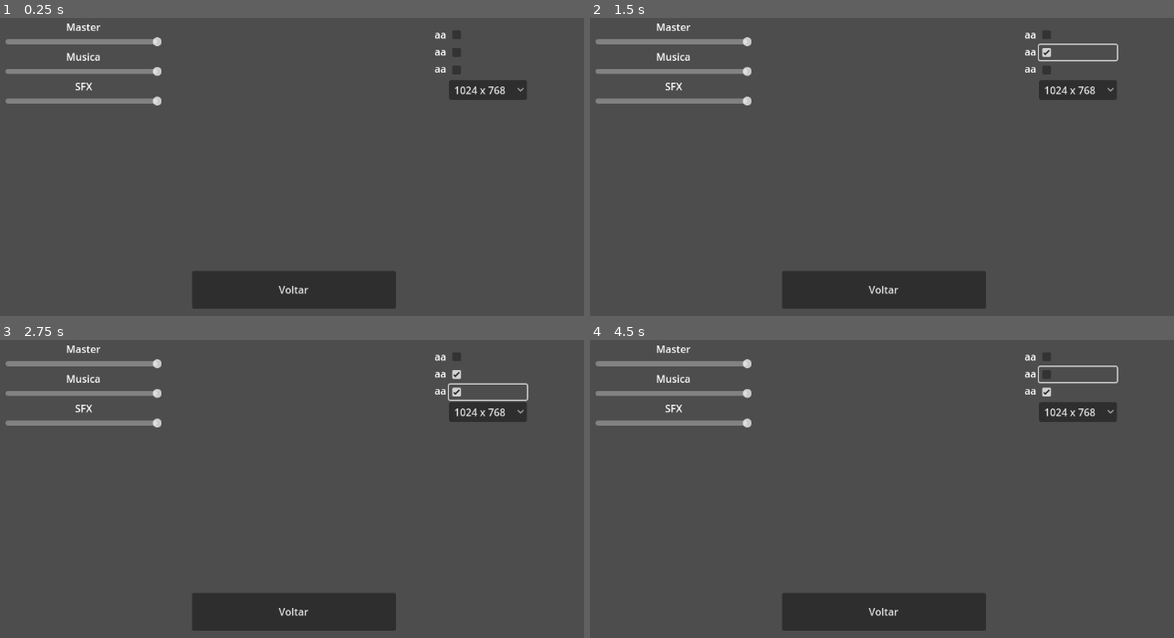
Above: before the commit, frames 1-4 (two rows, left to right).
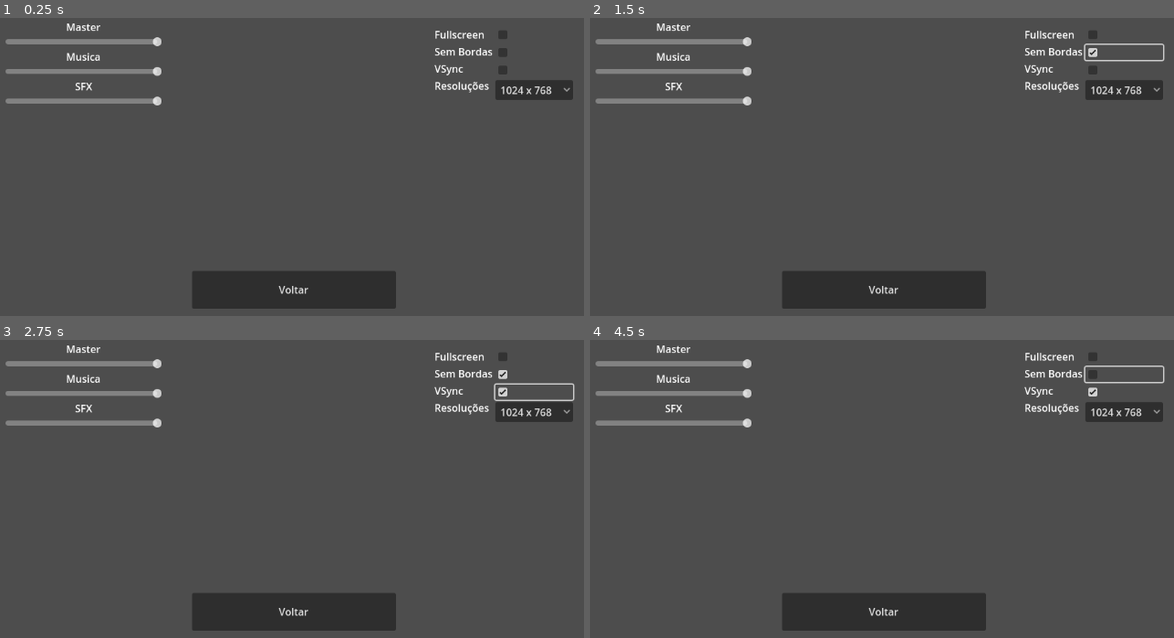
Above: after the commit, the same moments.

Repository: RRealJ/GameJam2024
Game: Godot game, scene res://cenas/opcoes.tscn
Same seed, same stepped clock (60 frames per second), same inputs: the game is played once before the commit and once after it. The project has no main scene, so this scene is started directly.
Inputs (mouse positions are in pixels of both pictures, inside the frame that each line leads up to; where the layout moved, square brackets give the same spot in the first picture):
- Up to frame 1 (0.25 s): no input
- Up to frame 2 (1.5 s): click "Voltar" at 0.5 s; click (1121, 53) [1080, 53] at 1.25 s
- Up to frame 3 (2.75 s): click (531, 390) [490, 390] at 2 s
- Up to frame 4 (4.5 s): click "1024 x 768" at 2.75 s; click "Voltar" at 3.5 s; click (1121, 375) [1080, 375] at 4.25 s

The runs differ from the first frame. In frame 1, 1.6% of the frame differs, in the area x 74-99%, y 4-28%; in frame 2, 1.9%; in frame 3, 1.9%; in frame 4, 1.9%.

Commit message:
colocado mais resolucoes

Diff:
--- a/cenas/menuPrincipal.tscn
+++ b/cenas/menuPrincipal.tscn
@@ -1,6 +1,7 @@
-[gd_scene load_steps=2 format=3 uid="uid://b6jewbxb35735"]
+[gd_scene load_steps=3 format=3 uid="uid://b6jewbxb35735"]
 
 [ext_resource type="FontFile" uid="uid://cj00nb0luhd04" path="res://assets/fontes/VCR_OSD_MONO_1.001.ttf" id="1_3kh80"]
+[ext_resource type="Script" path="res://scripts/menu_principal.gd" id="1_irdta"]
 
 [node name="MenuPrincipal" type="Control"]
 layout_mode = 3
@@ -11,6 +12,7 @@
 anchor_bottom = 0.5
 grow_horizontal = 2
 grow_vertical = 2
+script = ExtResource("1_irdta")
 
 [node name="titulo" type="Label" parent="."]
 layout_mode = 1
@@ -57,3 +59,5 @@
 [node name="btn_sair" type="Button" parent="menu"]
 layout_mode = 2
 text = "Sair"
+
+[connection signal="pressed" from="menu/btn_sair" to="." method="_on_btn_sair_pressed"]
--- a/cenas/opcoes.tscn
+++ b/cenas/opcoes.tscn
@@ -87,17 +87,21 @@
 [node name="labels" type="VBoxContainer" parent="video"]
 layout_mode = 2
 
-[node name="Label" type="Label" parent="video/labels"]
+[node name="fullscreen" type="Label" parent="video/labels"]
 layout_mode = 2
-text = "aa"
+text = "Fullscreen"
 
-[node name="Label2" type="Label" parent="video/labels"]
+[node name="sembordas" type="Label" parent="video/labels"]
 layout_mode = 2
-text = "aa"
+text = "Sem Bordas"
 
-[node name="Label3" type="Label" parent="video/labels"]
+[node name="vsync" type="Label" parent="video/labels"]
 layout_mode = 2
-text = "aa"
+text = "VSync"
+
+[node name="resolucoes" type="Label" parent="video/labels"]
+layout_mode = 2
+text = "Resoluções"
 
 [node name="checkers" type="VBoxContainer" parent="video"]
 layout_mode = 2
--- a/project.godot
+++ b/project.godot
@@ -29,6 +29,11 @@
 "events": [Object(InputEventMouseButton,"resource_local_to_scene":false,"resource_name":"","device":-1,"window_id":0,"a …(253 unchanged characters)…
 ]
 }
+f11={
+"deadzone": 0.5,
+"events": [Object(InputEventKey,"resource_local_to_scene":false,"resource_name":"","device":0,"window_id":0,"alt_pressed":false,"shift_pressed":false,"ctrl_pressed":false,"meta_pressed":false,"pressed":false,"keycode":0,"physical_keycode":4194342,"key_label":0,"unicode":0,"location":0,"echo":false,"script":null)
+]
+}
 
 [layer_names]
 
--- a/scripts/global.gd
+++ b/scripts/global.gd
@@ -2,3 +2,4 @@
 
 
 var is_dragging = false
+var fullscreen = false
--- a/scripts/menu_principal.gd
+++ b/scripts/menu_principal.gd
@@ -10,6 +10,15 @@
 	pass
 
 
-
 func _on_btn_sair_pressed() -> void:
 	get_tree().quit()
+
+
+func _unhandled_input(event):
+	if event.is_action_pressed("f11"):
+		if Global.fullscreen == true:
+			DisplayServer.window_set_mode(DisplayServer.WINDOW_MODE_WINDOWED)
+			Global.fullscreen = false
+		else:
+			DisplayServer.window_set_mode(DisplayServer.WINDOW_MODE_FULLSCREEN)
+			Global.fullscreen = true
